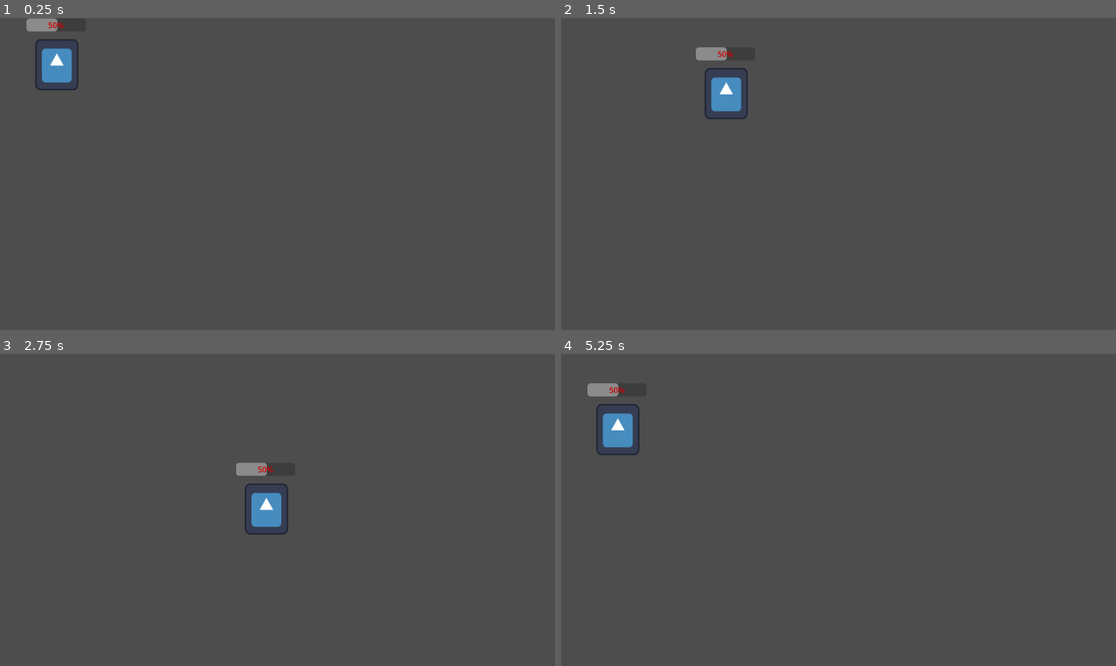
Above: before the commit, frames 1-4 (two rows, left to right).
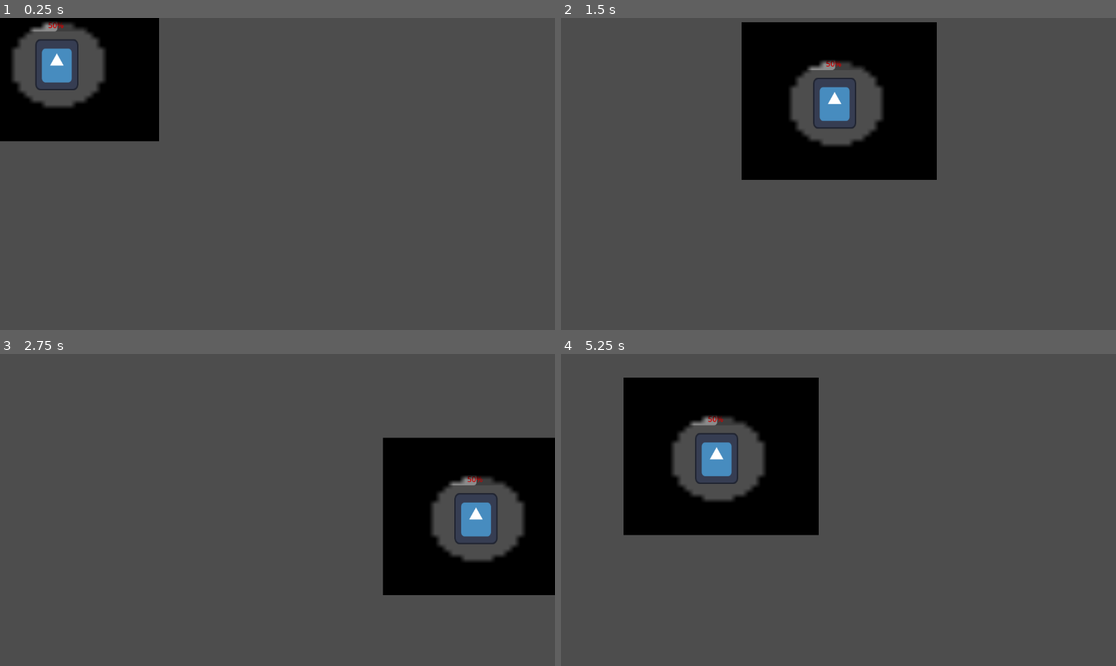
Above: after the commit, the same moments.

Repository: bryanmejiapalma/The-Matrix-Studio
Game: Godot game, scene res://Player.tscn
The game is run twice, just before and just after one commit, with the same random seed, the same clock (stepped at 60 frames per second) and the same inputs. The engine's default icon, where the game draws it, is replaced by a stand-in: a white triangle on a blue panel in a dark square.
Inputs:
- Up to frame 1 (0.25 s): no input
- Up to frame 2 (1.5 s): tap Enter at 0.5 s; hold D (ui_right) 0.53-1.28 s; hold Shift (boost, bound only after the commit) 0.53-1.28 s; hold S (ui_down) from 1.28 s (still down); tap Shift (boost, bound only after the commit) at 1.35 s
- Up to frame 3 (2.75 s): release S (ui_down) at 2.03 s; hold D (ui_right) from 2.03 s (still down); hold Shift (boost, bound only after the commit) from 2.03 s (still down)
- Up to frame 4 (5.25 s): release D (ui_right) at 2.78 s; release Shift (boost, bound only after the commit) at 2.78 s; hold W (ui_up) 2.78-3.53 s; tap Shift (boost, bound only after the commit) at 2.85, 4.35 s; hold Shift (boost, bound only after the commit) 3.53-4.28 s; hold A (ui_left) 3.53-5.03 s; hold S (ui_down) from 5.03 s (still down); hold Shift (boost, bound only after the commit) from 5.03 s (still down)

The runs differ from the first frame. In frame 1, 8.0% of the frame differs, in the area x 0-29%, y 0-40%; in frame 2, 16%, in the area x 24-68%, y 1-52%; in frame 3, 14%; in frame 4, 16%.

Commit message:
playerview wokrmore

Diff:
--- a/Player.tscn
+++ b/Player.tscn
@@ -1,7 +1,8 @@
-[gd_scene load_steps=4 format=3 uid="uid://o6yxgp3jif0q"]
+[gd_scene load_steps=5 format=3 uid="uid://o6yxgp3jif0q"]
 
 [ext_resource type="Script" uid="uid://caku1i4c3k7ue" path="res://player.gd" id="1_kpjcp"]
 [ext_resource type="Texture2D" uid="uid://b3spfxuwdmfti" path="res://icon.svg" id="2_kpjcp"]
+[ext_resource type="PackedScene" uid="uid://bhjm0wh2aj3d3" path="res://player_view.tscn" id="3_kne1u"]
 
 [sub_resource type="CircleShape2D" id="CircleShape2D_kpjcp"]
 radius = 55.00909
@@ -34,4 +35,8 @@
 theme_override_colors/font_outline_color = Color(0, 0.73971456, 1.1551381e-06, 1)
 value = 100.0
 
+[node name="PointLight2D" parent="." instance=ExtResource("3_kne1u")]
+position = Vector2(-131, 79)
+scale = Vector2(5.6250005, 5.1875)
+
 [connection signal="timeout" from="Timer" to="." method="_on_timer_timeout"]
--- /dev/null
+++ b/player_view.tscn
@@ -0,0 +1,12 @@
+[gd_scene load_steps=2 format=3 uid="uid://bhjm0wh2aj3d3"]
+
+[ext_resource type="Texture2D" uid="uid://dsqdid5538s0d" path="res://Sprite-0001 2.png" id="1_je4ro"]
+
+[node name="PointLight2D" type="PointLight2D"]
+position = Vector2(72, 82)
+texture = ExtResource("1_je4ro")
+
+[node name="Sprite00012" type="Sprite2D" parent="."]
+position = Vector2(24, -14.5)
+scale = Vector2(2.25, 1.96875)
+texture = ExtResource("1_je4ro")
--- a/project.godot
+++ b/project.godot
@@ -54,7 +54,8 @@
 }
 boost={
 "deadzone": 0.2,
-"events": []
+"events": [Object(InputEventKey,"resource_local_to_scene":false,"resource_name":"","device":-1,"window_id":0,"alt_pressed":false,"shift_pressed":false,"ctrl_pressed":false,"meta_pressed":false,"pressed":false,"keycode":0,"physical_keycode":4194325,"key_label":0,"unicode":0,"location":0,"echo":false,"script":null)
+]
 }
 Left={
 "deadzone": 0.2,
Binary file added: Sprite-0001 2.png
Not shown, added: Sprite-0001 2.png.import
